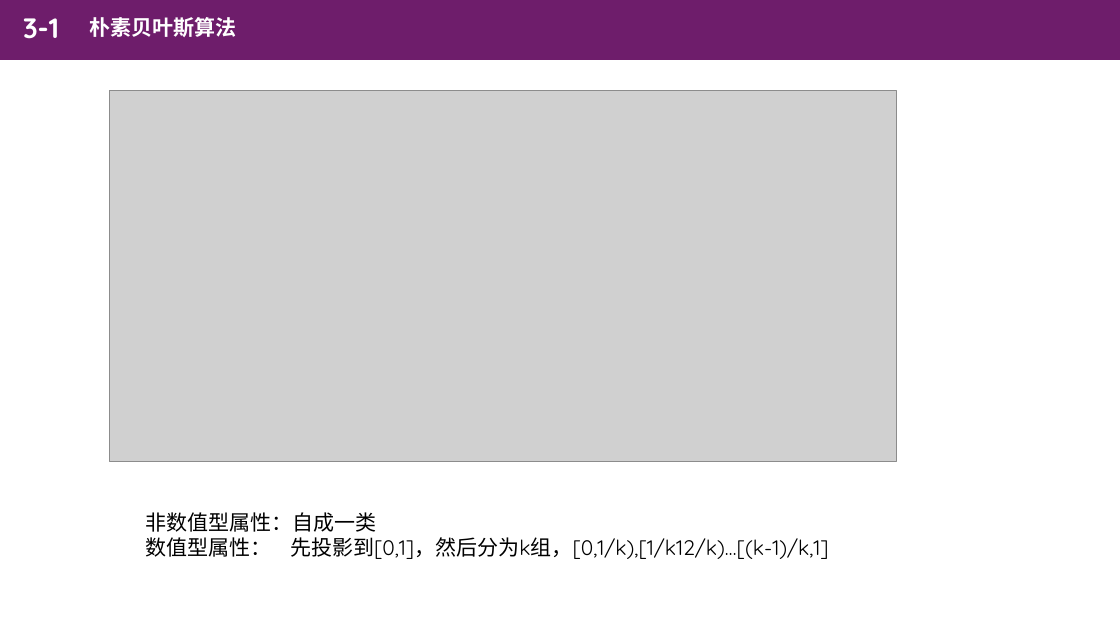
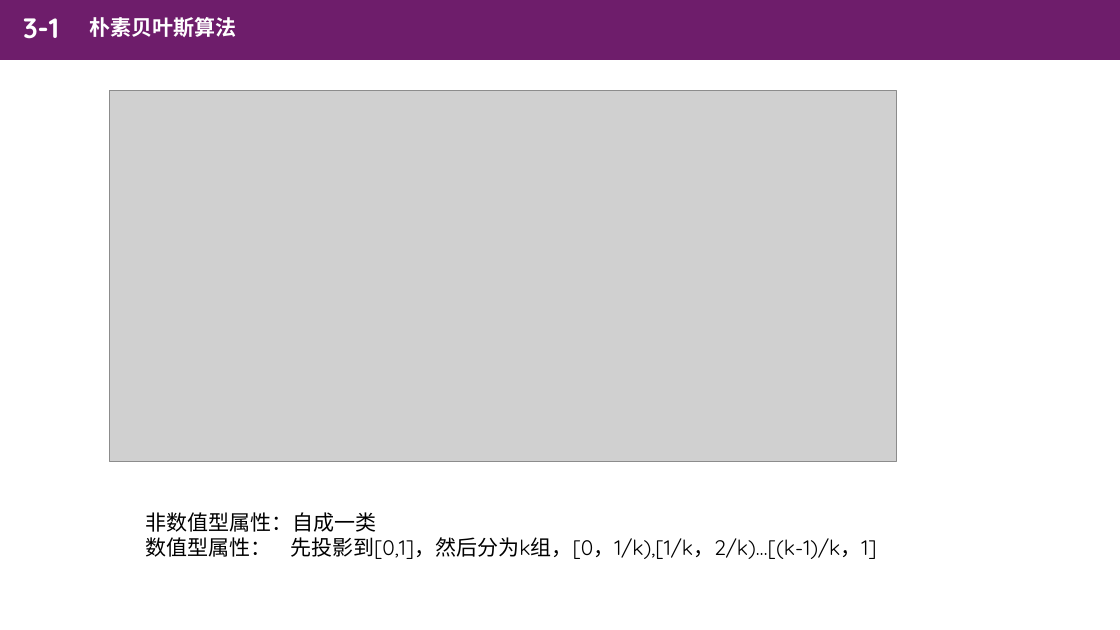
Before and after one commit to cuiods/DataRepository, a slide deck: slide 6 of Homework2/BankClassify/doc/数据仓库报告.pptx (slide 7 before the commit). Drawn at 1120x630 pixels with LibreOffice and Linux fonts; fonts in the diff are those of the drawing; grey boxes stand for pictures. Boxes give left, top, right and bottom in pixels: in the first picture for what was removed or moved away, otherwise in the second. Text is boxed around its words. In the diff, an @@ line names an element or a change of style, - is before the commit and + after.

```diff
--- a/Homework2/BankClassify/doc/数据仓库报告.pptx
+++ b/Homework2/BankClassify/doc/数据仓库报告.pptx
@@ text at <box>145,537,877,559</box>: text changed @@
-数值型属性： 先投影到[0,1]，然后分为k组，[0,1/k),[1/k12/k)…[(k-1)/k,1]
+数值型属性： 先投影到[0,1]，然后分为k组，[0，1/k),[1/k，2/k)…[(k-1)/k，1]
```
Also in this commit, not shown: 5 other slides changed, 1 slide removed, 1 other file.
